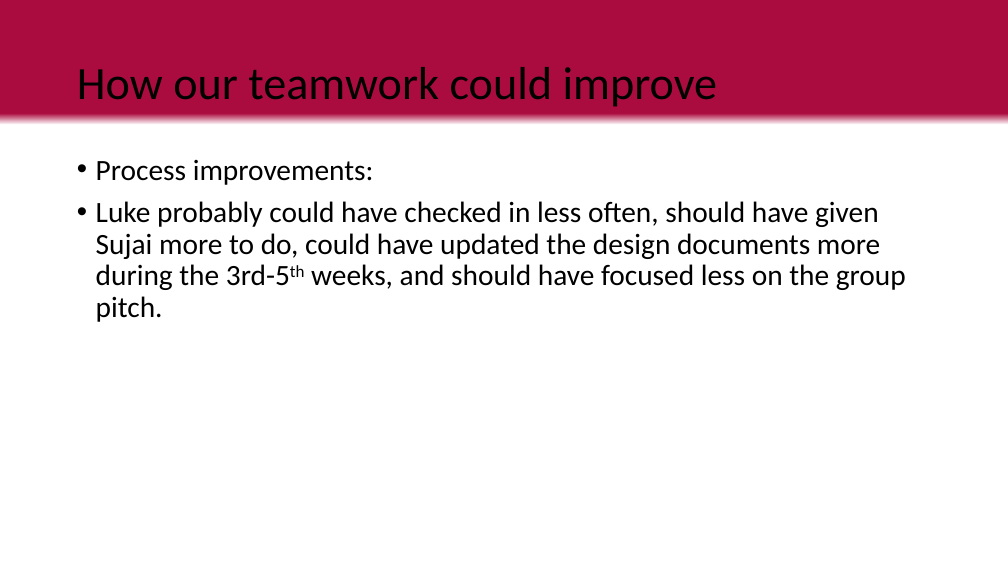
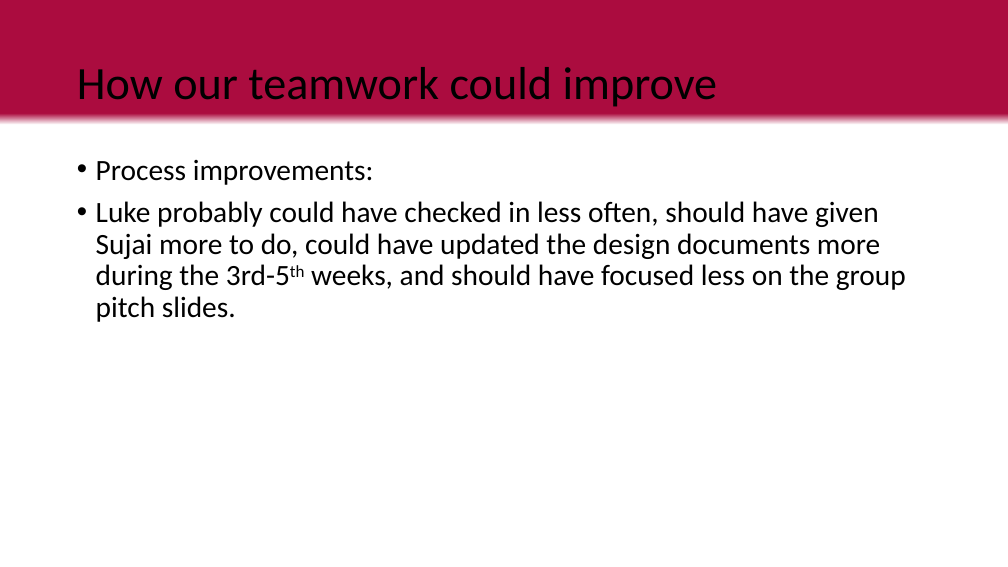
Before and after one commit to LuxRegem/Project_Clash-of-Cosplayers, a slide deck: slide 25 of Shared Documentation/Luke's Documents/Clash of Cos Team Pitch.pptx (slide 24 before the commit). Drawn at 1008x567 pixels with LibreOffice and Linux fonts; fonts in the diff are those of the drawing. Boxes give left, top, right and bottom in pixels: in the first picture for what was removed or moved away, otherwise in the second. Text is boxed around its words. In the diff, an @@ line names an element or a change of style, - is before the commit and + after.

```diff
--- a/Shared Documentation/Luke's Documents/Clash of Cos Team Pitch.pptx
+++ b/Shared Documentation/Luke's Documents/Clash of Cos Team Pitch.pptx
@@ text at [96,201,906,322]: text changed @@
-• Luke probably could have checked in less often, should have given Sujai more to do, could have updated the design documents more during the 3rd-5th weeks, and should have focused less on the group pitch.
+• Luke probably could have checked in less often, should have given Sujai more to do, could have updated the design documents more during the 3rd-5th weeks, and should have focused less on the group pitch slides.
```
Also in this commit, not shown: 7 other slides changed, 2 slides removed, 6 other files.
